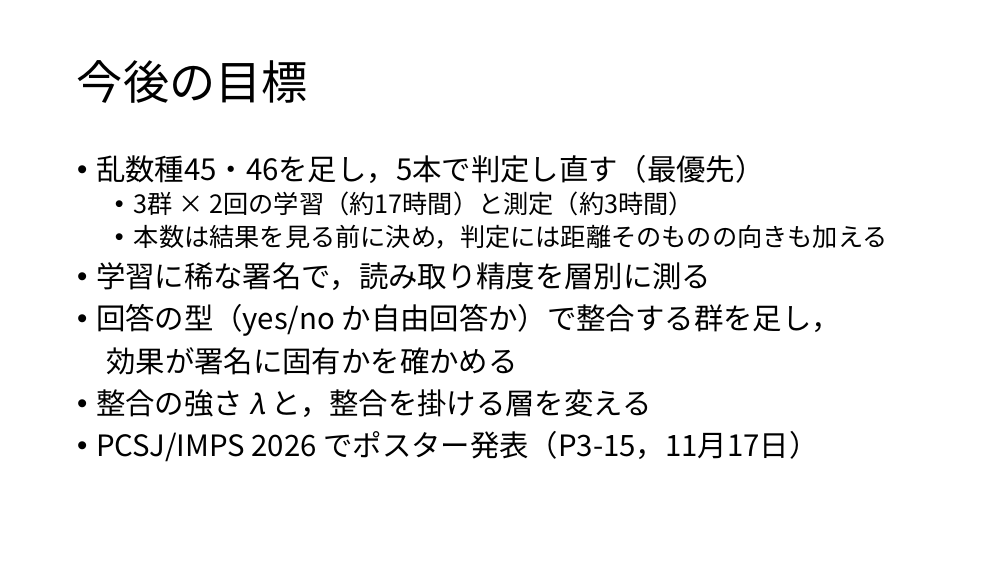
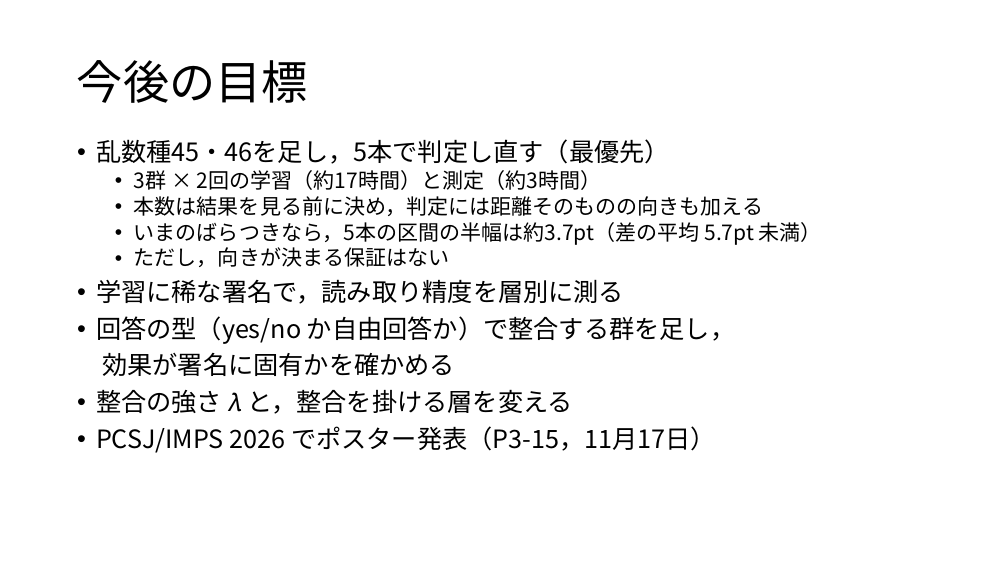
Before and after one commit to tomoking2004/cotar, a slide deck: slide 18 of presentations/20261030_進捗報告.pptx (slide 12 before the commit). Drawn at 1008x567 pixels with LibreOffice and Linux fonts; fonts in the diff are those of the drawing. Boxes give left, top, right and bottom in pixels: in the first picture for what was removed or moved away, otherwise in the second. Text is boxed around its words. In the diff, an @@ line names an element or a change of style, - is before the commit and + after.

```diff
--- a/presentations/20261030_進捗報告.pptx
+++ b/presentations/20261030_進捗報告.pptx
@@ text "乱数種45・46を足し，5本で判定し直す（最優先）": place and size @@
-text "乱数種45・46を足し，5本で判定し直す（最優先）" at (96,155,888,462)
+text "乱数種45・46を足し，5本で判定し直す（最優先）" at (96,139,822,453)
@@ text at (96,139,764,453): size 28 to 24 pt in "乱数種45・46を足し，5本で判定し直す（最優先）", "学習に稀な署名で，読み取り精度を層別に測る", "回答の型（yes/no か自由回答か）で整合する群を足し，", "効果が署名に固有かを確かめる" and 2 more places; size 24 to 20 pt in "3群 × 2回の学習（約17時間）と測定（約3時間）", "本数は結果を見る前に決め，判定には距離そのものの向きも加える"; less space between paragraphs @@
@@ text at (134,222,822,267): paragraphs added @@
+  • いまのばらつきなら，5本の区間の半幅は約3.7pt（差の平均 5.7pt 未満）
+  • ただし，向きが決まる保証はない
```
Also in this commit, not shown: 11 other slides changed, 6 slides added, 2 other files.
